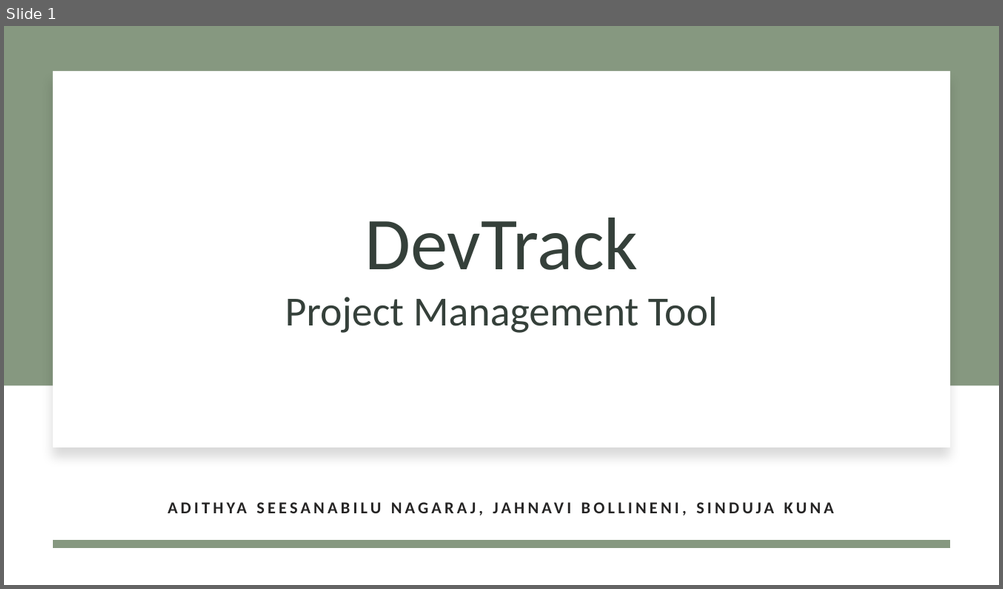
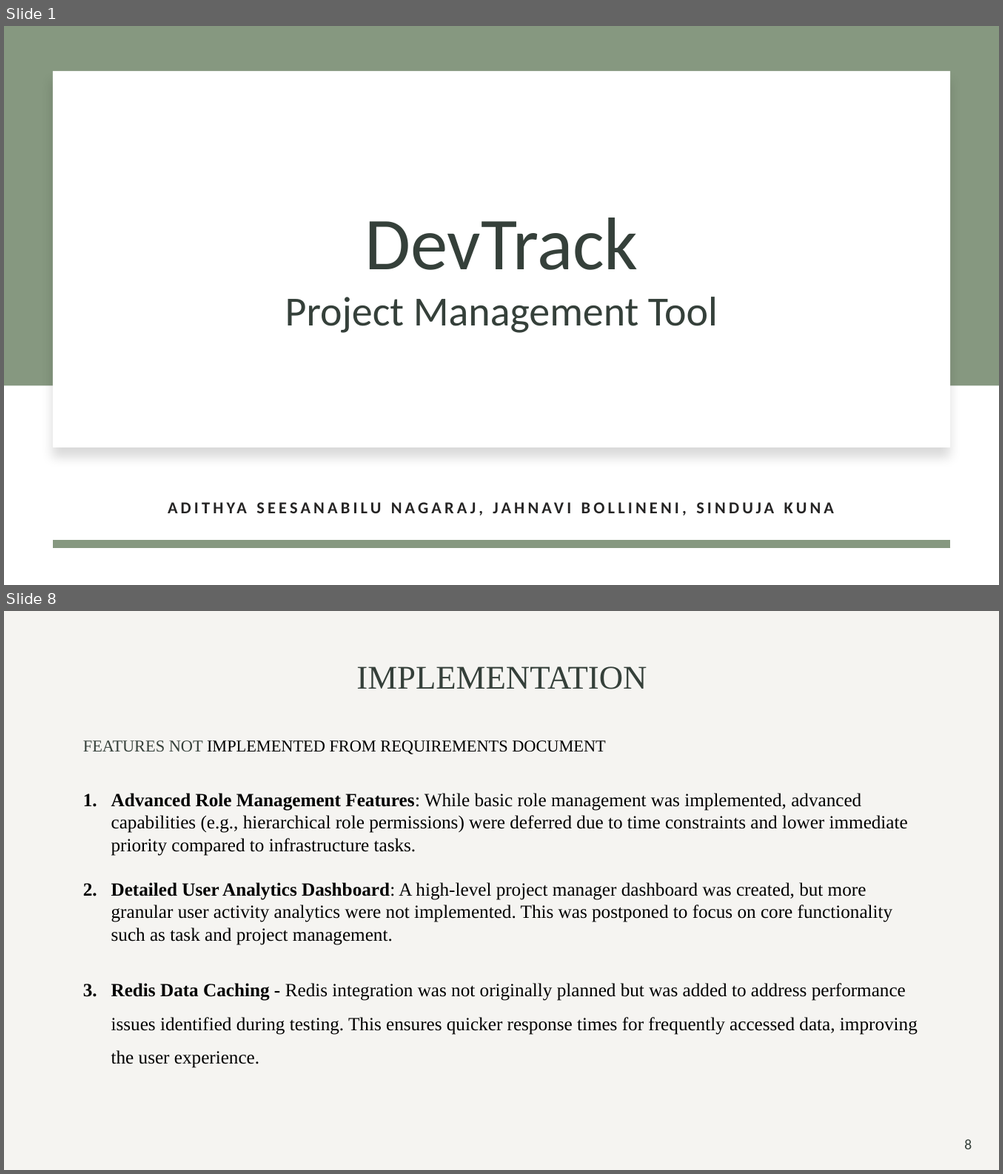
Before and after one commit to jahnavib26/DevTrack, a slide deck: ACS560 - SE Project Presentation.pptx. Shown one above the other, each under a label of ours: slide 1 before the commit, slides 1 and 8 after it; the slides between them are not shown. The pictures are 1003x589 and 1003x1174 pixels, drawn with LibreOffice and Linux fonts; fonts in the diff are those of the drawing. Boxes give left, top, right and bottom in pixels: in the first picture for what was removed or moved away, otherwise in the second. Text is boxed around its words. In the diff, an @@ line names an element or a change of style, - is before the commit and + after.

Commit message:
Presentation File

```diff
--- a/ACS560 - SE Project Presentation.pptx
+++ b/ACS560 - SE Project Presentation.pptx
@@ slide 8 added at (4,611,999,1170), background #FFFFFF @@
@@ rectangle added at (4,611,999,1170), fill #C0B7A5 at 15% opacity @@
@@ title added at (356,667,646,689), 32 pt, text #35403A @@
+IMPLEMENTATION
@@ text added at (83,741,606,755), 16 pt, text #000000 @@
+FEATURES NOT IMPLEMENTED FROM REQUIREMENTS DOCUMENT
@@ text added at (111,793,917,1068), 18 pt, text #000000 @@
+1. Advanced Role Management Features: While basic role management was implemented, advanced capabilities (e.g., hierarchical role permissions) were deferred due to time constraints and lower immediate priority compared to infrastructure tasks.
+2. Detailed User Analytics Dashboard: A high-level project manager dashboard was created, but more granular user activity analytics were not implemented. This was postponed to focus on core functionality such as task and project management.
+3. Redis Data Caching - Redis integration was not originally planned but was added to address performance issues identified during testing. This ensures quicker response times for frequently accessed data, improving the user experience.
@@ page number added at (964,1139,971,1150), 14 pt, text #35403A @@
+8
```
Also in this commit, not shown: 1 slide changed, 8 other slides added, 1 other file.
